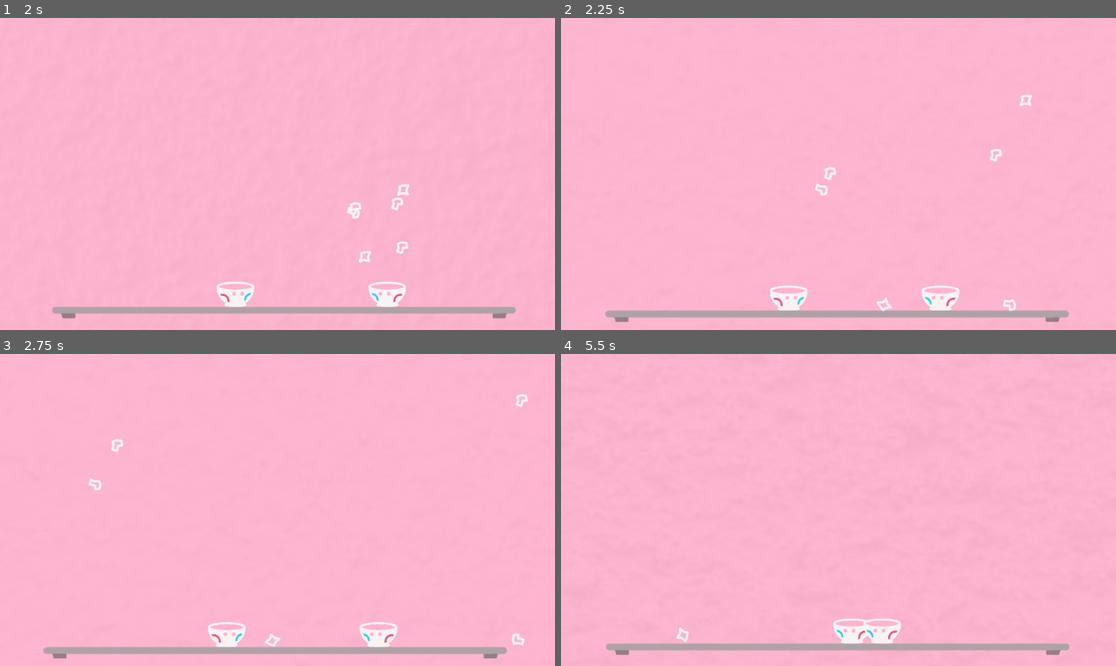
Above: before the commit, frames 1-4 (two rows, left to right).
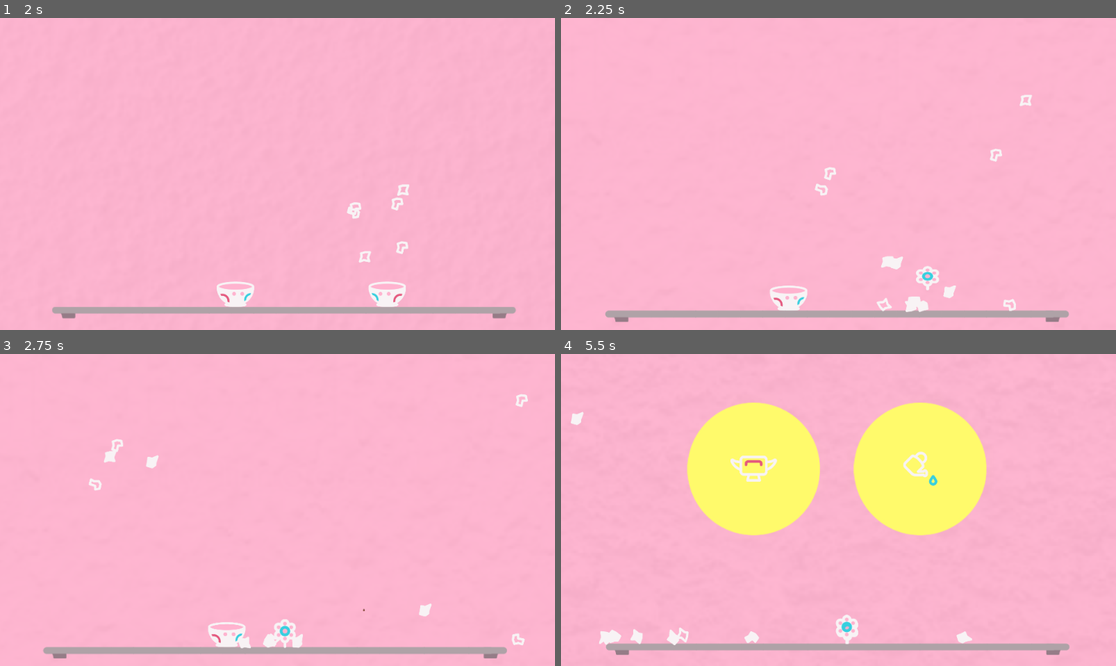
Above: after the commit, the same moments.

Repository: TrueNarwhak/Glassware
Game: Godot game, scene res://rooms/Controller.tscn
Two runs of this game, one before a commit and one after it. Both use one fixed random seed, a clock stepped at 60 frames per second and the inputs below.
Inputs (mouse positions are in pixels of both pictures, inside the frame that each line leads up to):
- Up to frame 1 (2 s): tap Enter (ui_accept) at 0.5 s; move the mouse to (399, 158) at 0.52 s; hold D (move_right) from 0.53 s (still down); click (399, 158) at 0.6 s; tap Space (jump) at 0.77, 1.07, 1.52, 1.82 s; move the mouse to (166, 189) at 1.27 s; click (166, 189) at 1.35 s
- Up to frame 2 (2.25 s): move the mouse to (894, 105) at 2.02 s; release D (move_right) at 2.03 s; hold A (move_left) from 2.03 s (still down); click (894, 105) at 2.1 s
- Up to frame 3 (2.75 s): keep holding A (move_left)
- Up to frame 4 (5.5 s): move the mouse to (810, 572) at 2.77 s; release A (move_left) at 2.78 s; hold D (move_right) 2.78-4.28 s; click (810, 572) at 2.85 s; tap Space (jump) at 3.02, 3.32, 3.77, 4.07, 4.52, 4.82 s; move the mouse to (1005, 556) at 3.52 s; click (1005, 556) at 3.6 s; move the mouse to (672, 463) at 4.27 s; hold A (move_left) 4.28-5.03 s; click (672, 463) at 4.35 s; move the mouse to (866, 510) at 5.02 s; hold D (move_right) from 5.03 s (still down); click (866, 510) at 5.1 s

Frame 1 is identical in both runs. In frame 2, 0.8% of the frame differs, in the area x 57-72%, y 76-95%; in frame 3, 0.9%; in frame 4, 17%, in the area x 1-77%, y 15-94%.

Commit message:
stage two items

Diff:
--- a/Glass Like/objects/Flower.tscn
+++ b/Glass Like/objects/Flower.tscn
@@ -261,6 +261,7 @@
 
 [node name="StageCast" type="RayCast2D" parent="."]
 enabled = true
+cast_to = Vector2( 0, 16.702 )
 
 [node name="AnimationPlayer" type="AnimationPlayer" parent="."]
 anims/Grow = SubResource( 4 )
--- a/Glass Like/objects/Player.gd
+++ b/Glass Like/objects/Player.gd
@@ -31,7 +31,7 @@
 
 # ------------------------------------ #
 
-var inventory = []
+var inventory = ["wateringcan"]
 
 export var mushroom_force = 800
 export var frog_jump = 400
--- a/Glass Like/rooms/stages/StageChampaignIsland.tscn
+++ b/Glass Like/rooms/stages/StageChampaignIsland.tscn
@@ -26,6 +26,14 @@
 
 [node name="Kettle" parent="Enemies" instance=ExtResource( 4 )]
 position = Vector2( 483, 165 )
+
+[node name="Spawners" type="Node2D" parent="."]
+
+[node name="ItemSpawner" parent="Spawners" instance=ExtResource( 6 )]
+position = Vector2( 350.7, 369 )
+
+[node name="ItemSpawner2" parent="Spawners" instance=ExtResource( 6 )]
+position = Vector2( 608.7, 369 )
 
 [node name="Ground" type="Node2D" parent="."]
 
@@ -153,6 +161,3 @@
 [node name="Sprite13" type="Sprite" parent="Ground/Shelf3"]
 position = Vector2( 39.5, 2 )
 texture = ExtResource( 3 )
-
-[node name="ItemSpawner" parent="." instance=ExtResource( 6 )]
-position = Vector2( 482, 369 )
--- a/Glass Like/rooms/stages/StagePlatCover.tscn
+++ b/Glass Like/rooms/stages/StagePlatCover.tscn
@@ -33,8 +33,13 @@
 [node name="Kettle" parent="Enemies" instance=ExtResource( 8 )]
 position = Vector2( 741, 89 )
 
-[node name="ItemSpawner" parent="." instance=ExtResource( 4 )]
-position = Vector2( 478, 407 )
+[node name="Spawners" type="Node2D" parent="."]
+
+[node name="ItemSpawner" parent="Spawners" instance=ExtResource( 4 )]
+position = Vector2( 215, 177 )
+
+[node name="ItemSpawner2" parent="Spawners" instance=ExtResource( 4 )]
+position = Vector2( 736, 177 )
 
 [node name="Ground" type="Node2D" parent="."]
 
--- a/Glass Like/rooms/stages/StagePlatesLayer.tscn
+++ b/Glass Like/rooms/stages/StagePlatesLayer.tscn
@@ -20,8 +20,13 @@
 [node name="Plate2" parent="Enemies" instance=ExtResource( 4 )]
 position = Vector2( 800, 378 )
 
-[node name="ItemSpawner" parent="." instance=ExtResource( 5 )]
-position = Vector2( 479, 386 )
+[node name="Spawners" type="Node2D" parent="."]
+
+[node name="ItemSpawner" parent="Spawners" instance=ExtResource( 5 )]
+position = Vector2( 479, 219 )
+
+[node name="ItemSpawner2" parent="Spawners" instance=ExtResource( 5 )]
+position = Vector2( 479, 410 )
 
 [node name="Ground" type="Node2D" parent="."]
 position = Vector2( 0, 38 )
--- a/Glass Like/rooms/stages/StageRamp.tscn
+++ b/Glass Like/rooms/stages/StageRamp.tscn
@@ -23,6 +23,15 @@
 
 [node name="PlateSmall" parent="Enemies" instance=ExtResource( 6 )]
 position = Vector2( 744, 222 )
+
+[node name="Spawners" type="Node2D" parent="."]
+position = Vector2( -32, 0 )
+
+[node name="ItemSpawner" parent="Spawners" instance=ExtResource( 5 )]
+position = Vector2( 376, 300 )
+
+[node name="ItemSpawner2" parent="Spawners" instance=ExtResource( 5 )]
+position = Vector2( 376, 152 )
 
 [node name="Ground" type="Node2D" parent="."]
 
@@ -139,6 +148,3 @@
 [node name="Sprite10" type="Sprite" parent="Ground/Shelf2"]
 position = Vector2( 330, 10 )
 texture = ExtResource( 4 )
-
-[node name="ItemSpawner" parent="." instance=ExtResource( 5 )]
-position = Vector2( 376, 300 )
--- a/Glass Like/rooms/stages/StageThreeKettles.tscn
+++ b/Glass Like/rooms/stages/StageThreeKettles.tscn
@@ -23,8 +23,13 @@
 [node name="Kettle3" parent="Enemies" instance=ExtResource( 5 )]
 position = Vector2( 496, 200 )
 
-[node name="ItemSpawner" parent="." instance=ExtResource( 2 )]
-position = Vector2( 485, 392 )
+[node name="Spawners" type="Node2D" parent="."]
+
+[node name="ItemSpawner" parent="Spawners" instance=ExtResource( 2 )]
+position = Vector2( 398, 324 )
+
+[node name="ItemSpawner2" parent="Spawners" instance=ExtResource( 2 )]
+position = Vector2( 558, 324 )
 
 [node name="Ground" type="Node2D" parent="."]
 position = Vector2( 2, 0 )
